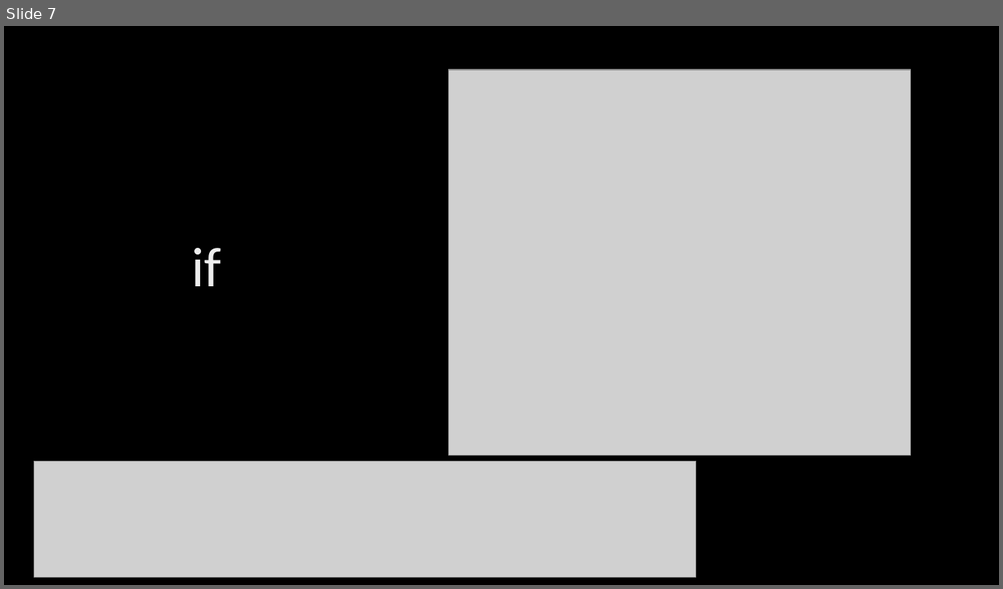
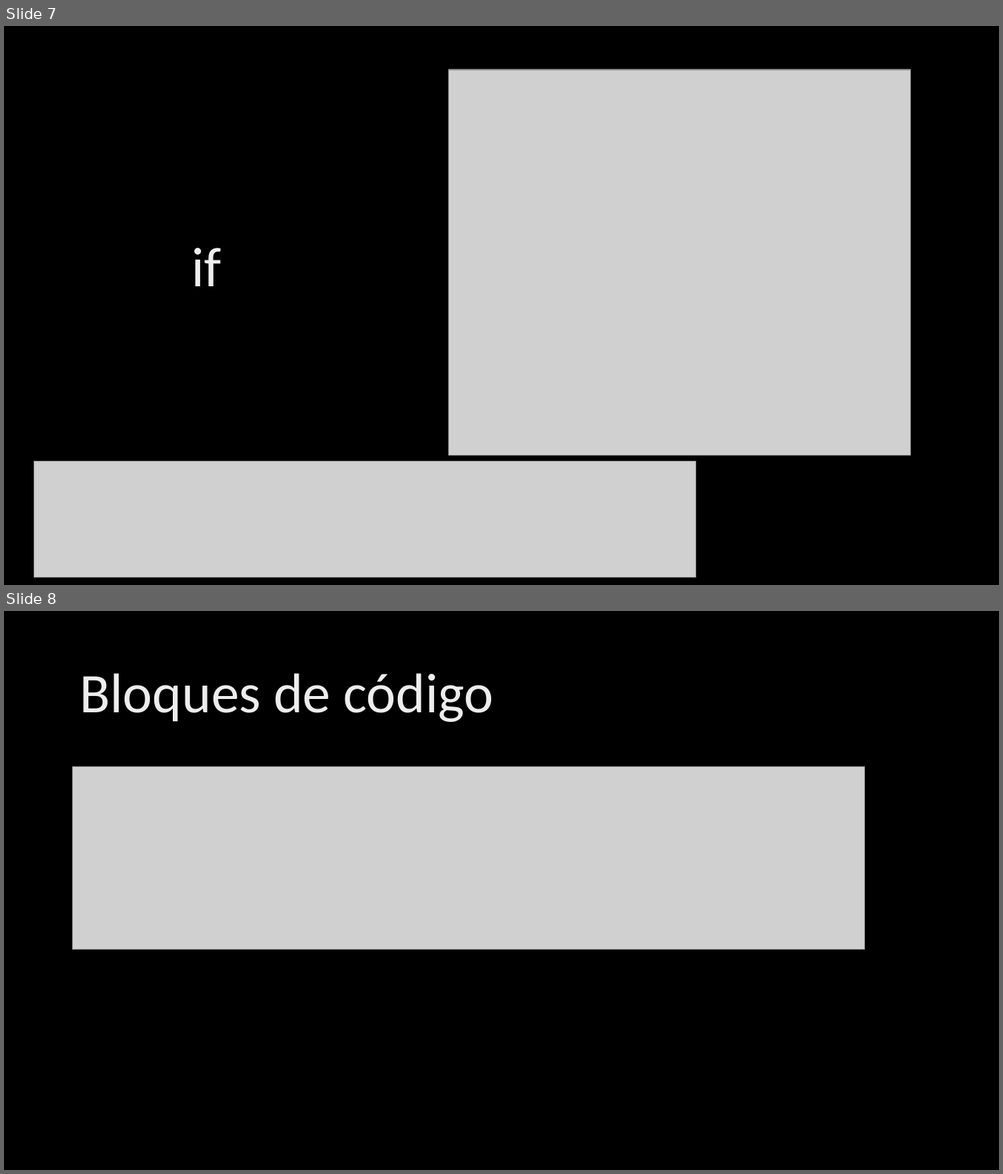
Before and after one commit to franvazgom/DAW-python, a slide deck: Docs/05_SentenciasDeControl.pptx. Shown one above the other, each under a label of ours: slide 7 before the commit, slides 7 and 8 after it. The pictures are 1003x589 and 1003x1174 pixels, drawn with LibreOffice and Linux fonts; fonts in the diff are those of the drawing; grey boxes stand for pictures; background and template pictures are left out. Boxes give left, top, right and bottom in pixels: in the first picture for what was removed or moved away, otherwise in the second. Text is boxed around its words. In the diff, an @@ line names an element or a change of style, - is before the commit and + after.

```diff
--- a/Docs/05_SentenciasDeControl.pptx
+++ b/Docs/05_SentenciasDeControl.pptx
@@ slide 8 added at bbox=[4, 611, 999, 1170], background picture (left out) @@
@@ title added at bbox=[79, 673, 494, 722], 54 pt, text gradient #BFBFBF to #EDEDED to #FFFFFF @@
+Bloques de código
@@ picture added at bbox=[73, 767, 865, 950] @@
```
Also in this commit, not shown: 2 other slides added, 2 other files.
